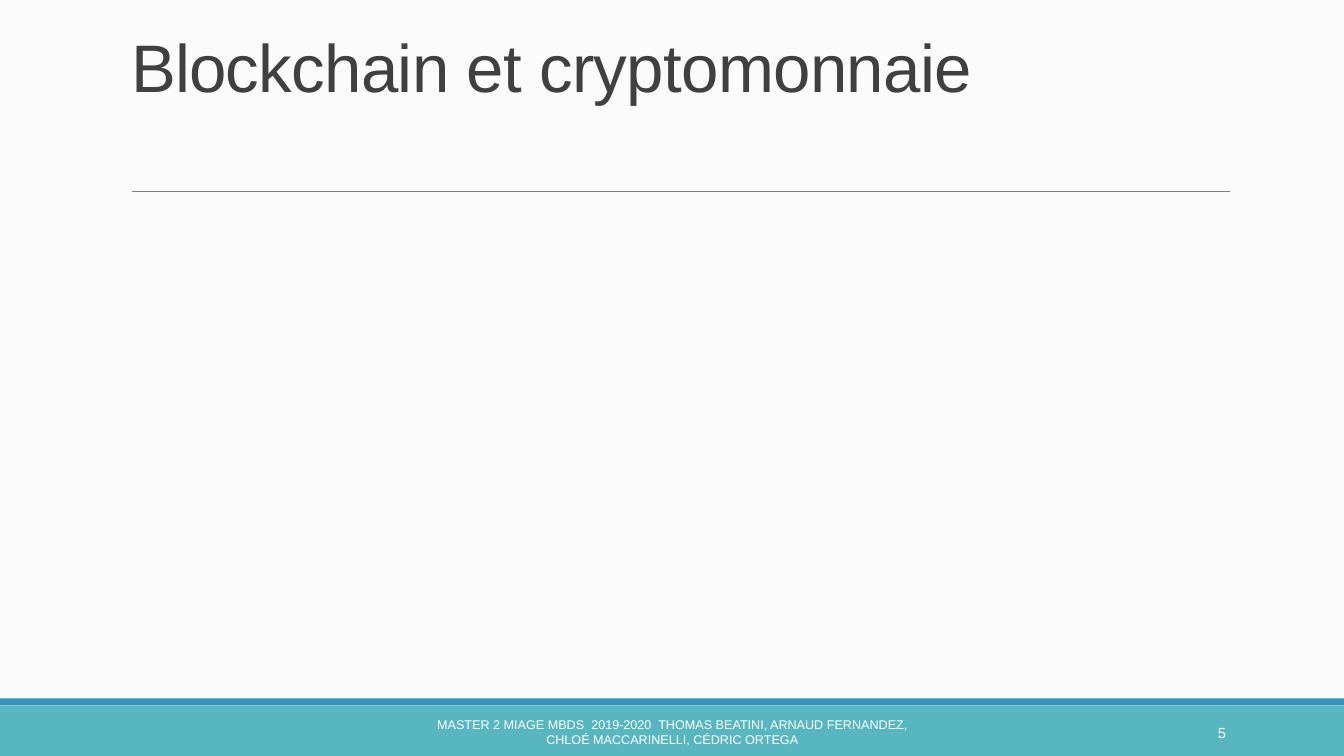
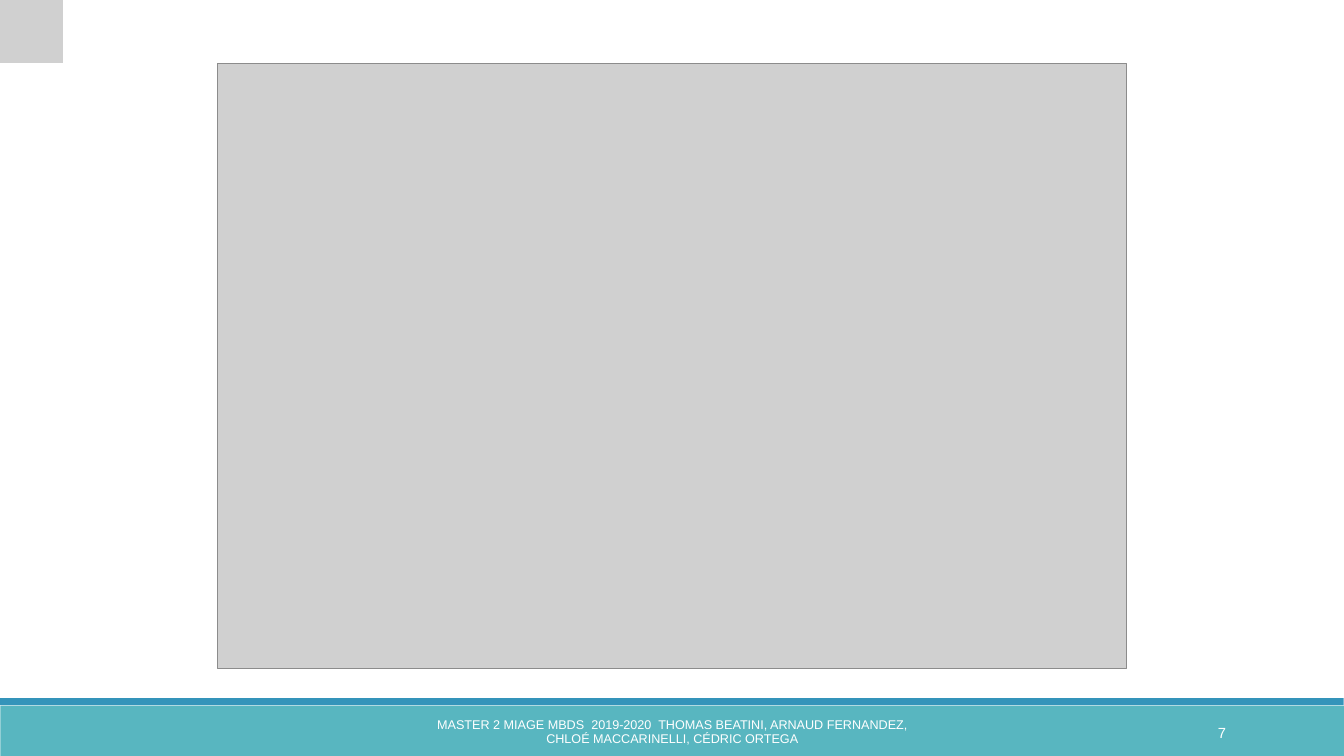
Before and after one commit to ChloeMaccarinelli/digitalGourde, a slide deck: slide 7 of doc/Presentation _digitalGourde.pptx (slide 5 before the commit). Drawn at 1344x756 pixels with LibreOffice and Linux fonts; fonts in the diff are those of the drawing; grey boxes stand for pictures. Boxes give left, top, right and bottom in pixels: in the first picture for what was removed or moved away, otherwise in the second. Text is boxed around its words. In the diff, an @@ line names an element or a change of style, - is before the commit and + after.

```diff
--- a/doc/Presentation _digitalGourde.pptx
+++ b/doc/Presentation _digitalGourde.pptx
@@ background #FCFCFC to #FFFFFF @@
@@ picture added at [0,0,63,63] @@
@@ title removed at [131,43,971,104] @@
-Blockchain et cryptomonnaie
@@ picture added at [218,64,1127,669] @@
@@ line removed from (132, 192) to (1231, 192) @@
@@ page number at [1218,728,1226,738]: text changed @@
-5
+7
```
Also in this commit, not shown: 8 other slides changed, 17 slides added, 5 other files.
